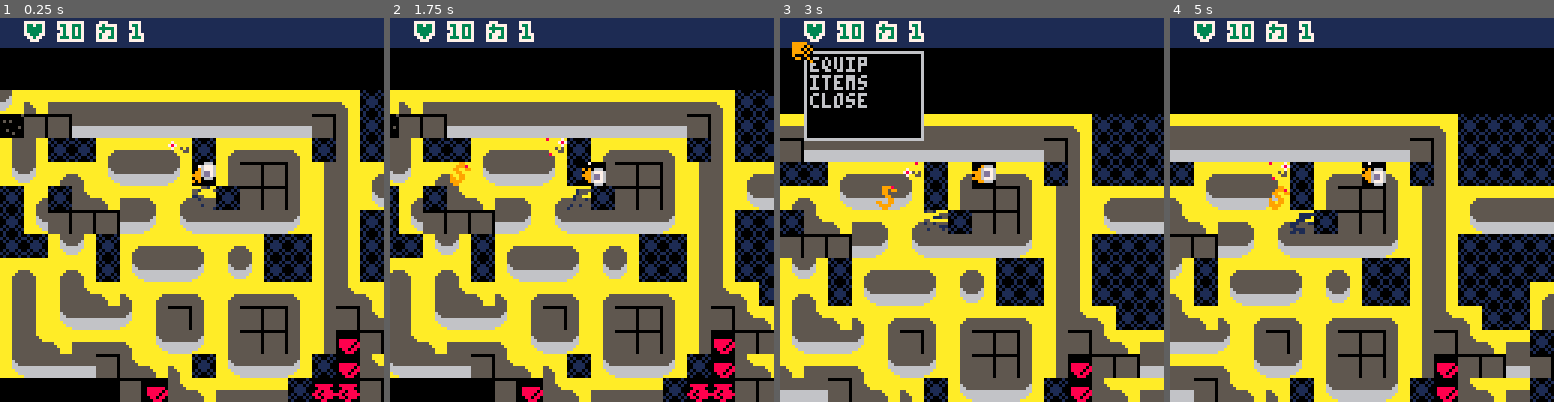
Above: before the commit, frames 1-4 (left to right).
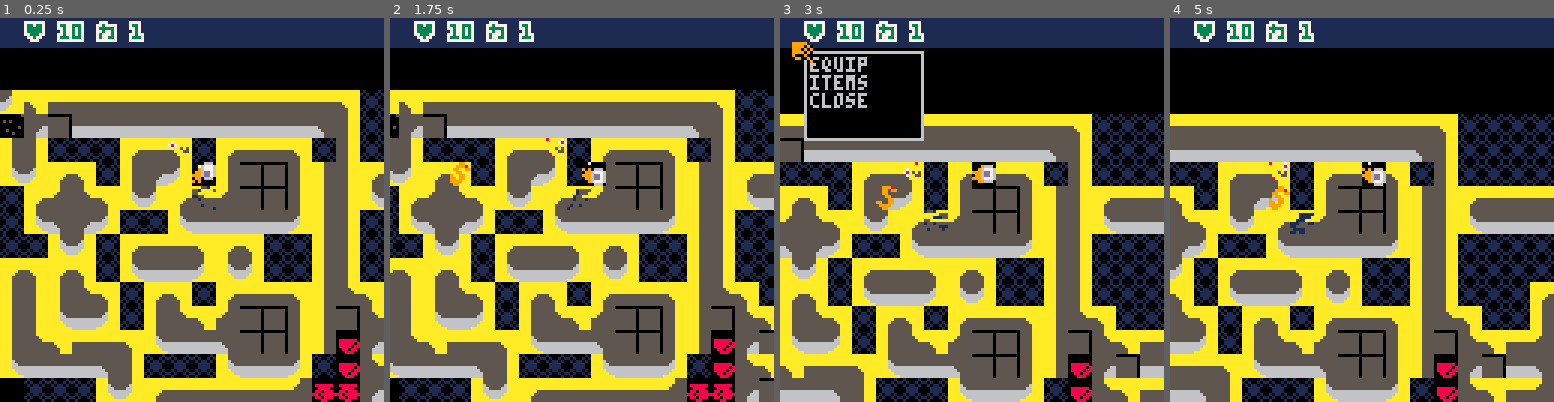
Above: after the commit, the same moments.

Repository: chebastian/picoabyss
Game: PICO-8 cartridge rouge.p8
Two runs of this game, one before a commit and one after it. Both use one fixed random seed, a clock stepped at 60 frames per second and the inputs below.
Inputs:
- Up to frame 1 (0.25 s): no input
- Up to frame 2 (1.75 s): tap X (X key) at 0.33, 1.07 s; tap O (Z key) at 0.7, 1.7 s; hold Right from 1.6 s (still down)
- Up to frame 3 (3 s): tap X (X key) at 1.85, 2.97 s; release Right at 2.1 s; tap O (Z key) at 2.1, 2.5, 2.9 s; hold Up 2.15-2.42 s; hold Right from 2.47 s (still down)
- Up to frame 4 (5 s): release Right at 3.03 s; hold Left 3.08-3.58 s; tap O (Z key) every 0.4 s from 3.3 to 4.9 s; hold Down 3.63-3.97 s; hold Right 4.02-4.68 s; tap X (X key) at 4.08 s; hold Up from 4.73 s (still down)

The runs differ from the first frame. In frame 1, 10% of the frame differs, in the area x 6-100%, y 25-100%; in frame 2, 10%; in frame 3, 7.7%; in frame 4, 8.1%.

Commit message:
L shaped corners in place

Diff:
--- a/level.lua
+++ b/level.lua
@@ -8,6 +8,12 @@
     local sld = chk_solid(p(x,y))
     if sig_match(sig, 0b11011111,0b11001101) and sld then
         mset(x,y,176) -- L
+    elseif sig_match(sig, 0b11111101,0b11001101) and sld then
+        mset(x,y,179) -- L 90
+    elseif sig_match(sig, 0b11101111,0b11001101) and sld then
+        mset(x,y,178) -- L 180
+    elseif sig_match(sig, 0b01111111,0b01001101) and not sld then
+        mset(x,y,177) -- L 270
     elseif sig_match(sig, 0b10101111,0b10001101) and not sld then
         mset(x,y,146) --left
     elseif sig_match(sig, 0b11011111,0b11001111) and sld then
--- a/rouge.p8
+++ b/rouge.p8
@@ -2276,10 +2276,10 @@
 5555aaaaaaaa555555555555555555550000000000000000000000000000000000000000000000000000000000000000000000000000000000000000000090ee
 55555aaaaaa555555555555555555555000000000000000000000000000000000000000000000000000000000000000000000000000000000000000000090000
 555555aaaa5555555555555555555555000000000000000000000000000000000000000000000000000000000000000000000000000000000000000090999999
-5555555555555555aa555555555555aa000000000000000000000000000000000000000000000000000000000000000000000000000000000000000090999900
-5555555555555555aaa5555555555aaa00000000000000000000000000000000000000000000000000000000000000000000000000000000000000009099990e
-5555555555555555aaaa55555555aaaa00000000000000000000000000000000000000000000000000000000000000000000000000000000000000000009900e
-5555555555555555aaaa55555555aaaa00000000000000000000000000000000000000000eee77e00000000000000000000000000000000000000000000000e0
+55555555555555556655555555555566000000000000000000000000000000000000000000000000000000000000000000000000000000000000000090999900
+5555555555555555666555555555566600000000000000000000000000000000000000000000000000000000000000000000000000000000000000009099990e
+5555555555555555666655555555666600000000000000000000000000000000000000000000000000000000000000000000000000000000000000000009900e
+5555555555555555666655555555666600000000000000000000000000000000000000000eee77e00000000000000000000000000000000000000000000000e0
 000000000000000000098900000989000009890000098900eeeee8eeeeeeeeeeee7eeeeee8eeee7e000000000000000000000000000000000055550000000000
 000000000000000090099009000990009009900900099000eeeeeeeee7eeeeeee787e7eeeeeee787009000900909000090900000090090000555555000555500
 000000000000000099090099090900909909009909090090ee7eeeee787eeeeeee7e787eeeeeee7e000999000099900009990000009990000555555005555550
@@ -2449,17 +2449,17 @@
 0102030505050505050505050505050505050505050505050505050505050000000000000000000000000000000000000000000000000000000000000000000000000000000000000000000000000000000000000000000000000000000000000000000000000000000000000000000000000000000000000000000000000000
 020101010b0b0b0b0b0b01010101010505050505050505050505050505050000000000000000000000000000000000000000000000000000000000000000000000000000000000000000000000000000000000000000000000000000000000000000000000000000000000000000000000000000000000000000000000000000
 0301050505050505050505050505010505050505050505050505050505050000000000000000000000000000000000000000000000000000000000000000000000000000000000000000000000000000000000000000000000000000000000000000000000000000000000000000000000000000000000000000000000000000
-0501050505010101050501010105010505050505010101010101010105050000000000000000000000000000000000000000000000000000000000000000000000000000000000000000000000000000000000000000000000000000000000000000000000000000000000000000000000000000000000000000000000000000
-0505050105050505050501010105010501090101010505050505050105050000000000000000000000000000000000000000000000000000000000000000000000000000000000000000000000000000000000000000000000000000000000000000000000000000000000000000000000000000000000000000000000000000
-0505010101010105010101010105010505050505010505050505050105050000000000000000000000000000000000000000000000000000000000000000000000000000000000000000000000000000000000000000000000000000000000000000000000000000000000000000000000000000000000000000000000000000
+0501050505050101050501010105010505050505010101010101010105050000000000000000000000000000000000000000000000000000000000000000000000000000000000000000000000000000000000000000000000000000000000000000000000000000000000000000000000000000000000000000000000000000
+0505050105050105050501010105010501090101010505050505050105050000000000000000000000000000000000000000000000000000000000000000000000000000000000000000000000000000000000000000000000000000000000000000000000000000000000000000000000000000000000000000000000000000
+0505010101050505010101010105010505050505010505050505050105050000000000000000000000000000000000000000000000000000000000000000000000000000000000000000000000000000000000000000000000000000000000000000000000000000000000000000000000000000000000000000000000000000
 0505050105050505050505050505010505050505090505050505050105050000000000000000000000000000000000000000000000000000000000000000000000000000000000000000000000000000000000000000000000000000000000000000000000000000000000000000000000000000000000000000000000000000
 0005050505050101010501050505010505050505010901010101010105050000000000000000000000000000000000000000000000000000000000000000000000000000000000000000000000000000000000000000000000000000000000000000000000000000000000000000000000000000000000000000000000000000
 0001050105050505050505050505010505050501010505050501050505050000000000000000000000000000000000000000000000000000000000000000000000000000000000000000000000000000000000000000000000000000000000000000000000000000000000000000000000000000000000000000000000000000
-0001050101010501010501010105010105050501010101010501050505000000000000000000000000000000000000000000000000000000000000000000000000000000000000000000000000000000000000000000000000000000000000000000000000000000000000000000000000000000000000000000000000000000
-00010505050505010105010101050f0101010101010101010501050505000000000000000000000000000000000000000000000000000000000000000000000000000000000000000000000000000000000000000000000000000000000000000000000000000000000000000000000000000000000000000000000000000000
+0001050101050501050501010105010105050501010101010501050505000000000000000000000000000000000000000000000000000000000000000000000000000000000000000000000000000000000000000000000000000000000000000000000000000000000000000000000000000000000000000000000000000000
+00010505050505010101010101050f0101010101010101010501050505000000000000000000000000000000000000000000000000000000000000000000000000000000000000000000000000000000000000000000000000000000000000000000000000000000000000000000000000000000000000000000000000000000
 00010101010105050505010101050f0905050509050505050501050505000000000000000000000000000000000000000000000000000000000000000000000000000000000000000000000000000000000000000000000000000000000000000000000000000000000000000000000000000000000000000000000000000000
-0000000000010f0f05050505050d0d0101010101010101010101000000000000000000000000000000000000000000000000000000000000000000000000000000000000000000000000000000000000000000000000000000000000000000000000000000000000000000000000000000000000000000000000000000000000
-0000000000010d0d0f0d0f0d0d0d0f0100000000000000000000000000000000000000000000000000000000000000000000000000000000000000000000000000000000000000000000000000000000000000000000000000000000000000000000000000000000000000000000000000000000000000000000000000000000
+000505050501050505050505050d0d0101010101010101010101000000000000000000000000000000000000000000000000000000000000000000000000000000000000000000000000000000000000000000000000000000000000000000000000000000000000000000000000000000000000000000000000000000000000
+000005050505050d0f0d0f0d0d0d0f0100000000000000000000000000000000000000000000000000000000000000000000000000000000000000000000000000000000000000000000000000000000000000000000000000000000000000000000000000000000000000000000000000000000000000000000000000000000
 0000000000010101010101010101010100000000000000000000000000000000000000000000000000000000000000000000000000000000000000000000000000000000000000000000000000000000000000000000000000000000000000000000000000000000000000000000000000000000000000000000000000000000
 
 
